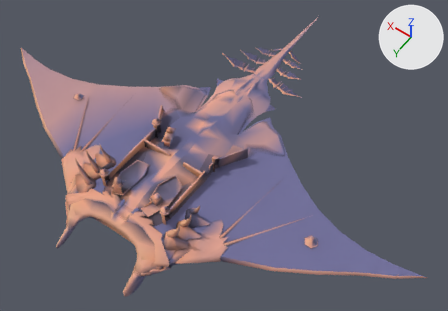
A saved change to the glTF model Project/area/4 levitated ruin/act 1/environment/model/Rukh1LOD.gltf.
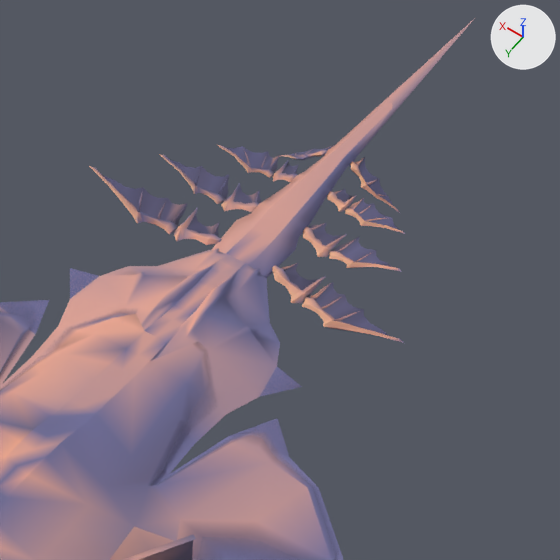
There are two pictures of each version: one whole from a 50 mm camera at (-229.0, 456.0, 442.0) aimed at (-18.0, 159.0, -23.0), one close up on the part from 44% to 76% of the width and 3% to 49% of the height. Arrows for +X, +Y and +Z are at upper right; the lights stay in place. Vertices at the same position are counted once.

Before the edit, the objects in view are built like this:
```python
me_stg060_o05_mesh_0005 = bpy.data.meshes.new('stg060_o05_Mesh_0005')
me_stg060_o05_mesh_0005.from_pydata(...)  # 313 vertices, 462 faces; spans x -229.0..229.0, y -49.0..283.0, z -5.0..11.0
me_stg060_o05_mesh_0005.materials.append(mat_skin_blue)
me_stg060_o05_mesh_0029 = bpy.data.meshes.new('stg060_o05_Mesh_0029')
me_stg060_o05_mesh_0029.from_pydata(...)  # 148 vertices, 180 faces; spans x -7.0..6.0, y -3.0..274.0, z 0.0..16.0
me_stg060_o05_mesh_0029.materials.append(mat_road_blue)
me_wings01mesh = bpy.data.meshes.new('Wings01Mesh')
me_wings01mesh.from_pydata(...)  # 1628 vertices, 2348 faces; spans x -48.5..47.6, y 17.4..77.7, z -10.7..7.8
me_wings01mesh.materials.append(mat_wing)
ob_stg060_o05_mesh_0005 = bpy.data.objects.new('stg060_o05_Mesh_0005', me_stg060_o05_mesh_0005)
ob_stg060_o05_mesh_0005.location = (0.0, 0.0, 0.0)
ob_stg060_o05_mesh_0029 = bpy.data.objects.new('stg060_o05_Mesh_0029', me_stg060_o05_mesh_0029)
ob_stg060_o05_mesh_0029.location = (0.0, 0.0, 0.0)
ob_wings01mesh = bpy.data.objects.new('Wings01Mesh', me_wings01mesh)
ob_wings01mesh.location = (0.0, 0.0, 0.0)
# also in view: 'stg060_o05_Mesh_0002' at (-1.0, 189.0, 7.0); 'stg060_o05_Mesh_0002.001' at (0.0, 191.0, 3.0); 'stg060_a05_Mesh_0002' at (0.0, 182.0, -10.0)
```
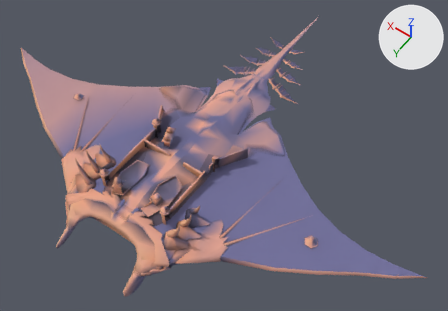
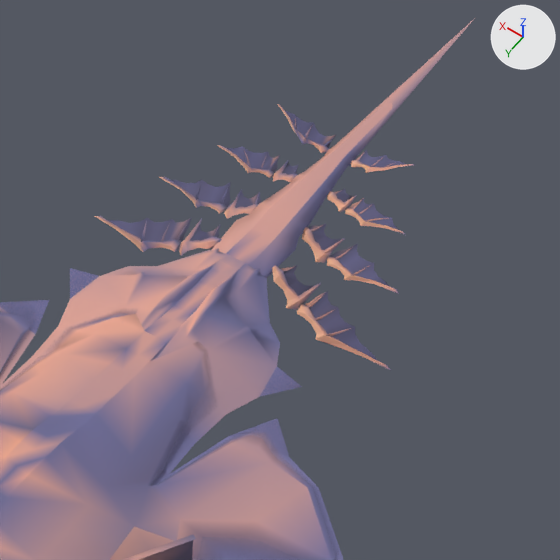
Diff of the bpy script that builds the scene:
```diff
--- a/Project/area/4 levitated ruin/act 1/environment/model/Rukh1LOD.gltf.py
+++ b/Project/area/4 levitated ruin/act 1/environment/model/Rukh1LOD.gltf.py
@@ me_wings01mesh @@
-me_wings01mesh.from_pydata(...)  # 1628 vertices, 2348 faces; spans x -48.5..47.6, y 17.4..77.7, z -10.7..7.8
+me_wings01mesh.from_pydata(...)  # 1628 vertices, 2348 faces; spans x -46.4..47.0, y 17.2..77.1, z -12.8..6.6
+# me_wings01mesh part 1: the loose piece of 45 vertices spanning x -16.7..-6.2, y 46.6..57.2, z -2.4..0.5 is multiplied about its middle by the matrix ((0.968, 0.008, -0.249), (0.021, 0.994, 0.11), (0.249, -0.111, 0.962)), then moved by (0.4, -0.2, -1.3)
+# me_wings01mesh part 2: the loose piece of 14 vertices spanning x -16.1..-7.0, y 46.6..54.5, z -2.0..0.3 is multiplied about its middle by the matrix ((0.968, 0.008, -0.249), (0.021, 0.994, 0.11), (0.249, -0.111, 0.962)), then moved by (0.4, -0.2, -1.2)
+# me_wings01mesh part 3: the loose piece of 43 vertices spanning x -37.5..-15.7, y 52.9..58.0, z -2.0..4.0 is multiplied about its middle by the matrix ((0.968, 0.008, -0.249), (0.021, 0.994, 0.11), (0.249, -0.111, 0.962)), then moved by (0.4, -0.3, -5.5)
+# me_wings01mesh part 4: the loose piece of 22 vertices spanning x -35.3..-16.3, y 46.3..56.6, z -1.4..3.5 is multiplied about its middle by the matrix ((0.968, 0.008, -0.249), (0.021, 0.994, 0.11), (0.249, -0.111, 0.962)), then moved by (0.4, -0.3, -4.9)
+# me_wings01mesh part 5: the loose piece of 13 vertices spanning x -27.0..-24.0, y 49.8..56.6, z 0.8..1.7 is multiplied about its middle by the matrix ((0.968, 0.008, -0.249), (0.021, 0.994, 0.11), (0.249, -0.111, 0.962)), then moved by (0.3, -0.3, -5.0)
+# me_wings01mesh part 6: the loose piece of 13 vertices spanning x -20.0..-17.6, y 47.2..54.2, z -1.0..0.1 is multiplied about its middle by the matrix ((0.968, 0.008, -0.249), (0.021, 0.994, 0.11), (0.249, -0.111, 0.962)), then moved by (0.5, -0.3, -3.0)
+# me_wings01mesh part 7: the loose piece of 45 vertices spanning x -19.9..-7.9, y 61.0..74.7, z -3.9..0.7 is multiplied about its middle by the matrix ((0.962, 0.02, -0.272), (-0.021, 1.0, -0.001), (0.272, 0.007, 0.962)), then moved by (0.6, 0.1, -1.4)
+# me_wings01mesh part 8: the loose piece of 14 vertices spanning x -19.0..-9.1, y 62.5..70.8, z -3.2..0.5 is multiplied about its middle by the matrix ((0.962, 0.02, -0.272), (-0.021, 1.0, -0.001), (0.272, 0.007, 0.962)), then moved by (0.5, 0.1, -1.5)
+# me_wings01mesh part 9: the loose piece of 47 vertices spanning x -48.5..-18.9, y 69.5..76.7, z -4.0..-1.1 is multiplied about its middle by the matrix ((0.962, 0.02, -0.272), (-0.021, 1.0, -0.001), (0.272, 0.007, 0.962)), then moved by (1.7, 0.5, -6.8)
+# me_wings01mesh part 10: the loose piece of 28 vertices spanning x -45.0..-19.8, y 61.7..74.9, z -3.2..-1.8 is multiplied about its middle by the matrix ((0.962, 0.02, -0.272), (-0.021, 1.0, -0.001), (0.272, 0.007, 0.962)), then moved by (1.6, 0.5, -6.4)
+# me_wings01mesh part 11: the loose piece of 13 vertices spanning x -33.7..-29.1, y 66.1..75.1, z -2.4..-1.2 is multiplied about its middle by the matrix ((0.962, 0.02, -0.272), (-0.021, 1.0, -0.001), (0.272, 0.007, 0.962)), then moved by (1.4, 0.5, -6.2)
+# me_wings01mesh part 12: the loose piece of 13 vertices spanning x -27.0..-24.3, y 64.4..73.0, z -2.5..-1.9 is multiplied about its middle by the matrix ((0.962, 0.02, -0.272), (-0.021, 1.0, -0.001), (0.272, 0.007, 0.962)), then moved by (1.2, 0.4, -4.6)
+# me_wings01mesh part 13: the loose piece of 13 vertices spanning x -22.4..-20.9, y 62.6..70.9, z -2.6..-1.8 is multiplied about its middle by the matrix ((0.962, 0.02, -0.272), (-0.021, 1.0, -0.001), (0.272, 0.007, 0.962)), then moved by (1.0, 0.3, -3.5)
+# me_wings01mesh part 14: the loose piece of 45 vertices spanning x 6.2..16.7, y 46.6..57.2, z -2.4..0.5 is multiplied about its middle by the matrix ((0.968, -0.008, 0.249), (-0.021, 0.994, 0.11), (-0.249, -0.111, 0.962)), then moved by (-0.4, -0.2, -1.3)
+# me_wings01mesh part 15: the loose piece of 14 vertices spanning x 7.0..16.1, y 46.6..54.5, z -2.0..0.3 is multiplied about its middle by the matrix ((0.968, -0.008, 0.249), (-0.021, 0.994, 0.11), (-0.249, -0.111, 0.962)), then moved by (-0.4, -0.2, -1.2)
+# me_wings01mesh part 16: 694 of 1628 vertices moved; they spanned x -29.5..47.6, y 17.4..77.7, z -10.7..7.8 and now span x -29.5..47.0, y 17.2..76.6, z -10.9..6.6; mean shift (-0.4, -0.5, -0.5); largest move (47.6, 72.2, 7.8) -> (47.0, 70.8, -10.9)
 me_wings01mesh.materials.append(mat_wing)
```

Where the change shows, as pixel boxes [x1, y1, x2, y2] in the close-ups (560 x 560 px; the box of a moved part takes in the faces that stretch with it):
'Wings01Mesh', reshaped (34% taller)
    before: [89, 144, 405, 343]
    after: [94, 104, 415, 370]
part 1 of me_wings01mesh, moved or reshaped
    before: [303, 226, 347, 257]
    after: [302, 227, 345, 263]
part 2 of me_wings01mesh, moved or reshaped
    before: [309, 223, 343, 245]
    after: [308, 224, 341, 250]
part 3 of me_wings01mesh, moved or reshaped
    before: [329, 250, 402, 272]
    after: [327, 256, 399, 294]
part 4 of me_wings01mesh, moved or reshaped
    before: [333, 237, 392, 267]
    after: [331, 243, 389, 286]
part 5 of me_wings01mesh, moved or reshaped
    before: [354, 253, 371, 262]
    after: [352, 266, 369, 275]
part 6 of me_wings01mesh, moved or reshaped
    before: [337, 240, 354, 252]
    after: [335, 247, 353, 260]
part 7 of me_wings01mesh, moved or reshaped
    before: [272, 266, 326, 303]
    after: [272, 266, 321, 310]
part 8 of me_wings01mesh, moved or reshaped
    before: [282, 262, 318, 290]
    after: [281, 265, 313, 296]
part 9 of me_wings01mesh, moved or reshaped
    before: [302, 296, 404, 343]
    after: [297, 303, 391, 370]
part 10 of me_wings01mesh, moved or reshaped
    before: [311, 282, 389, 336]
    after: [305, 291, 377, 360]
part 11 of me_wings01mesh, moved or reshaped
    before: [333, 311, 360, 321]
    after: [326, 328, 351, 337]
part 12 of me_wings01mesh, moved or reshaped
    before: [321, 297, 341, 310]
    after: [315, 309, 335, 321]
part 13 of me_wings01mesh, moved or reshaped
    before: [313, 288, 326, 300]
    after: [307, 295, 323, 309]
part 14 of me_wings01mesh, moved or reshaped
    before: [221, 183, 259, 212]
    after: [224, 189, 259, 219]
part 15 of me_wings01mesh, moved or reshaped
    before: [233, 186, 261, 204]
    after: [235, 191, 261, 208]
part 16 of me_wings01mesh, moved or reshaped
    before: [89, 144, 405, 245]
    after: [94, 104, 415, 256]
